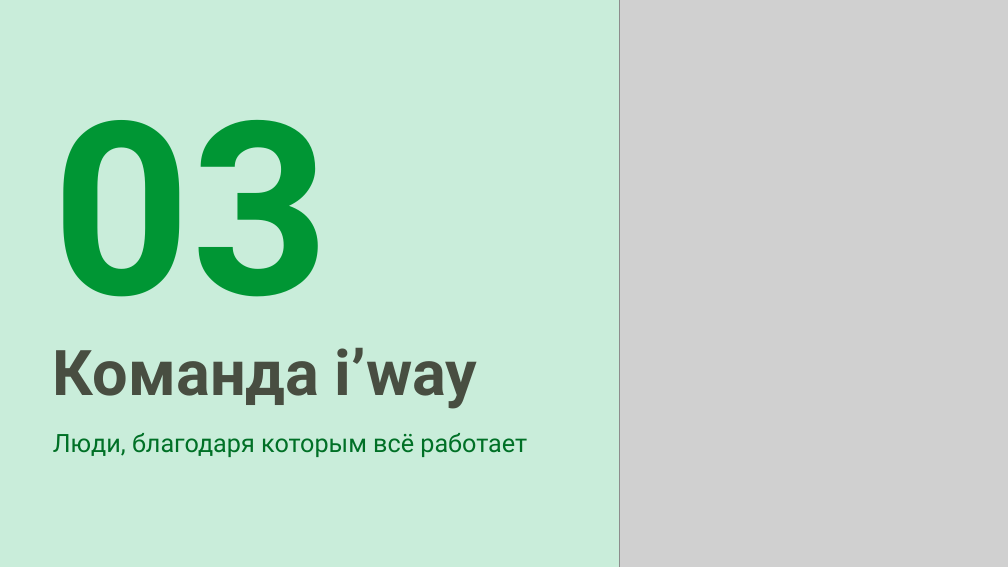
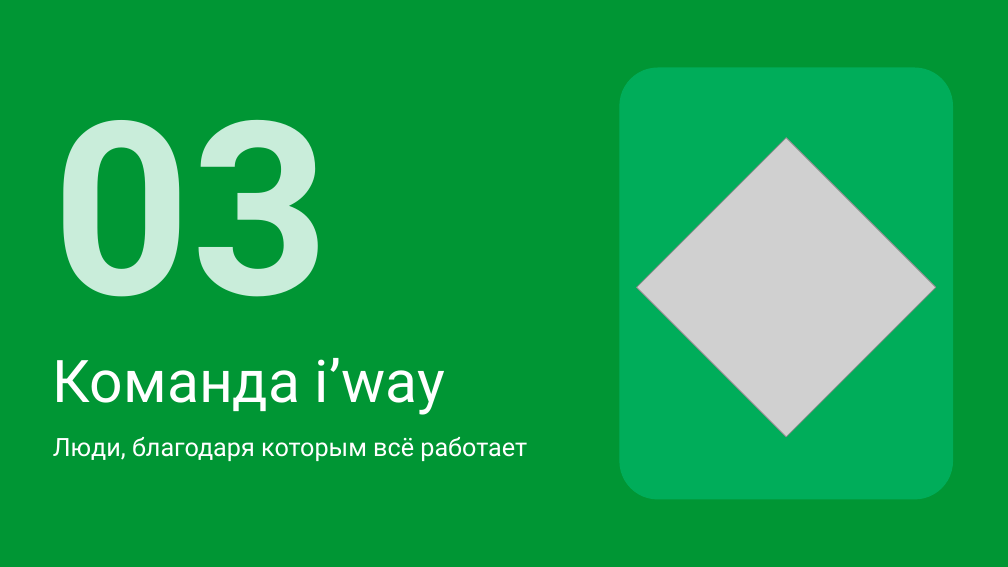
Before and after one commit to hriwayhr/HR-projects, a slide deck: slide 18 of presentations/HR-iway-onboarding-2026.pptx. Drawn at 1008x567 pixels with LibreOffice and Linux fonts; fonts in the diff are those of the drawing; grey boxes stand for pictures. Boxes give left, top, right and bottom in pixels: in the first picture for what was removed or moved away, otherwise in the second. Text is boxed around its words. In the diff, an @@ line names an element or a change of style, - is before the commit and + after.

```diff
--- a/presentations/HR-iway-onboarding-2026.pptx
+++ b/presentations/HR-iway-onboarding-2026.pptx
@@ background #C9EDDA to #009634 @@
@@ picture removed at <box>620,0,1008,567</box> @@
@@ text "03" at <box>53,120,330,297</box>: text colour #009634 to #C9EDDA @@
@@ rounded rectangle added at <box>620,68,953,499</box>, fill #00AD5A, outline #00AD5A 1 pt @@
@@ picture added at <box>637,138,936,437</box> @@
@@ title "Команда i’way": place and size @@
-title "Команда i’way" at <box>53,348,478,409</box>
+title "Команда i’way" at <box>53,358,445,415</box>
@@ title "Команда i’way" at <box>53,358,445,415</box>: size 60 to 56 pt, text colour #484E41 to #FFFFFF, bold off @@
@@ text "Люди, благодаря которым всё работает" at <box>53,437,527,461</box>: text colour #007026 to #FFFFFF @@
```
Also in this commit, not shown: 27 other slides changed, 4 other files.
